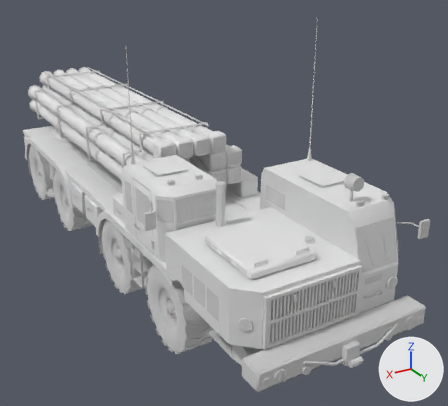
Two versions of the glTF model models/vehicles/smerch.glb, one commit apart.
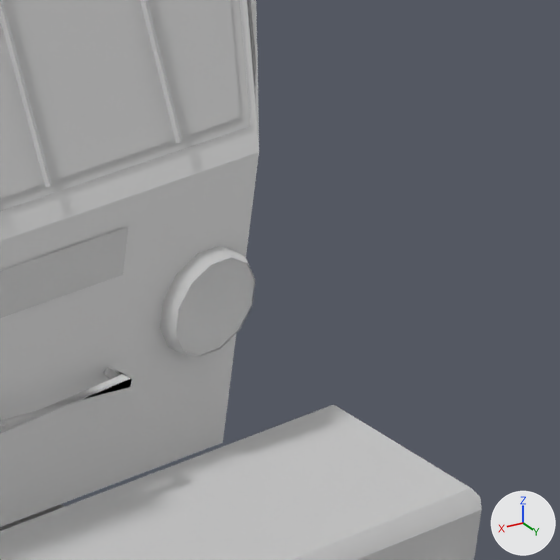
The first picture shows the older version from a camera (50 mm lens) standing at (5.19, 11.19, 6.5) and looking at (-0.86, 1.11, 1.46). The close-ups show the older and then the newer version on the part from 82% to 97% of the width and 60% to 77% of the height of that picture. Only the edits that show in the close-ups are written down. Arrows for +X, +Y and +Z are at lower right; the lights stay in place. Where no turn or scale is listed for an object, it has been applied to the vertices. Vertices at exactly the same position are counted once.

Objects in the first close-up: 'body'.
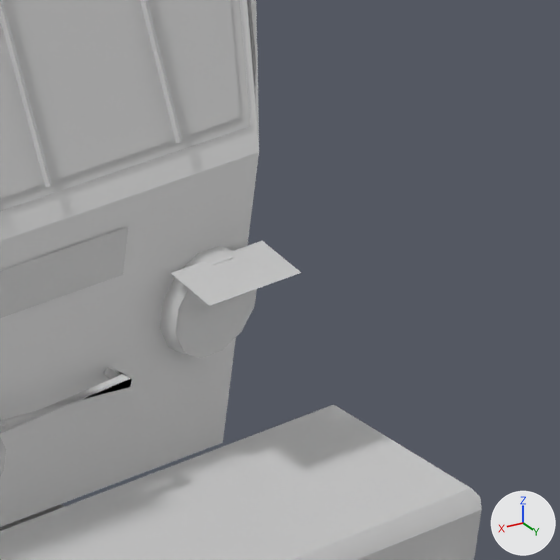
Where the change shows, as pixel boxes (x1, y1, x2, y2) in the close-ups (560 x 560 px):
part 1 of me_body, added
    after: (177, 258, 257, 358)
part 2 of me_body, added
    after: (171, 241, 301, 323)

What changed in the scene script:
```text
Change me_body:
    used by ob_body; parent = ob_smerch; location = (0.0, 5.922, 0.0)
    verts and faces of me_body; kept vertices keep their numbers, new ones are numbered from 2941
    remove me_body.from_pydata(...)  # 2941 vertices, 4526 faces; spans x -1.83..1.81, y -11.88..0.21, z 0.42..5.32
    add me_body.from_pydata(...)  # 3001 vertices, 4584 faces; spans x -1.83..1.81, y -11.88..0.21, z 0.42..5.32
    me_body part 1: the loose piece of 12 vertices spanning x -1.22..-1.02, y -0.35, z 1.64..1.84 is copied, and the copy is moved by (0.0, 0.01, 0.0); it spans x -1.22..-1.02, y -0.34, z 1.64..1.84
    me_body part 2
    add verts[2941] = (-1.18, -0.34, 1.75)  # pixel (243, 294)
    add verts[2942] = (-1.06, -0.34, 1.75)  # pixel (194, 311)
    add verts[2943] = (-1.06, -0.34, 1.73)  # pixel (193, 323)
    add verts[2944] = (-1.18, -0.34, 1.73)  # pixel (242, 305)
    add verts[2945] = (-1.24, -0.36, 1.84)  # pixel (262, 240)
    add verts[2946] = (-1.0, -0.36, 1.84)  # pixel (170, 273)
    add verts[2947] = (-1.0, -0.26, 1.82)  # pixel (209, 305)
    add verts[2948] = (-1.24, -0.26, 1.82)  # pixel (301, 272)
    add faces += [(2941, 2942, 2943), (2941, 2943, 2944), (2945, 2946, 2947), (2945, 2947, 2948)]  # mat_detail (white #e7e7e7)
    other edits to the shape of me_body do not show in these pictures
```
